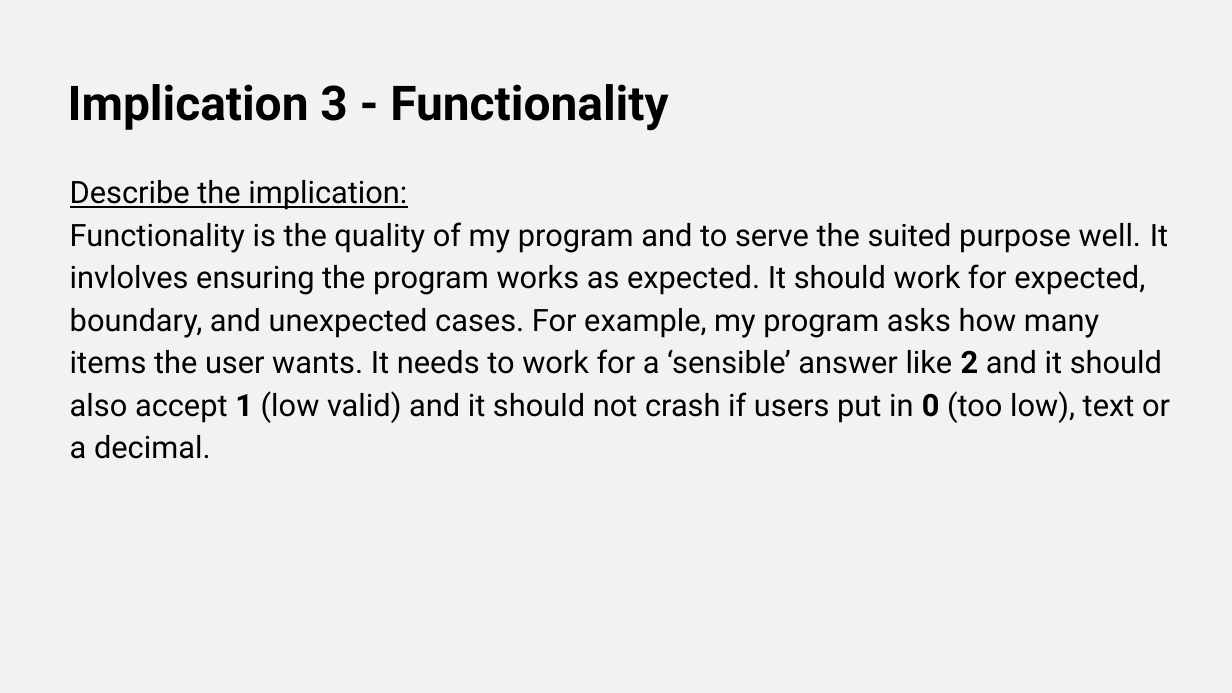
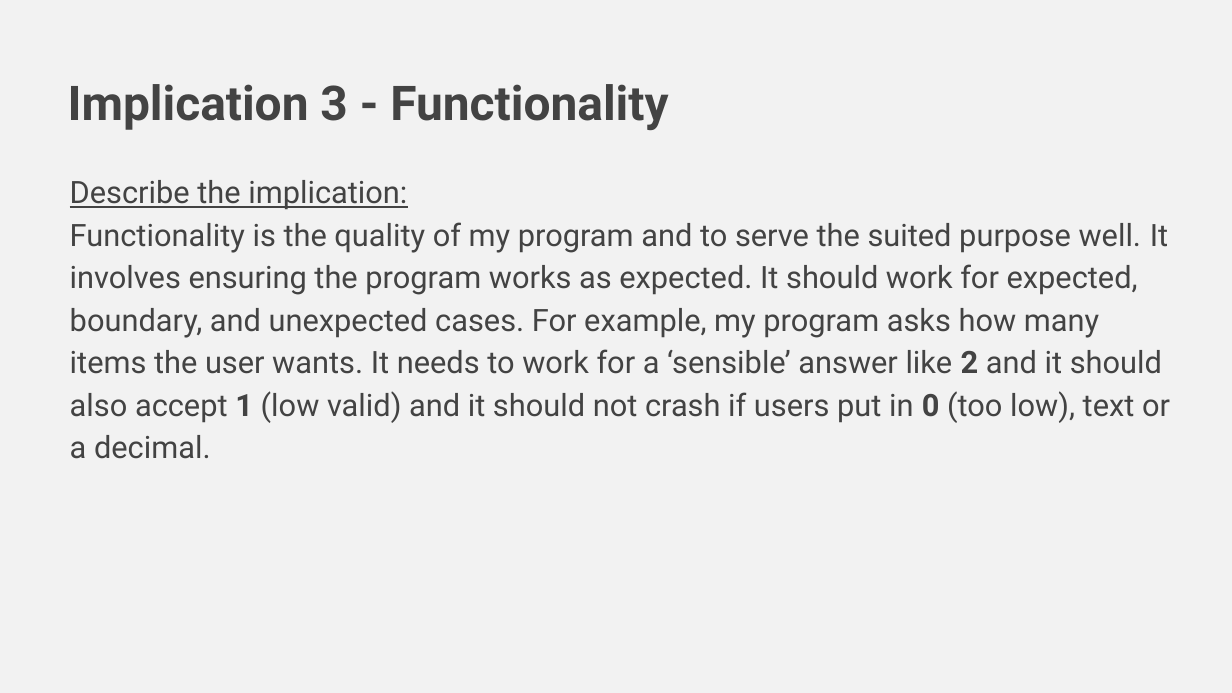
Before and after one commit to danettp/ds_nuts_bot, a slide deck: slide 9 of Danett Pepito - 000_91896 _ 91897 Documentation - 2150400 (Git).pptx. Drawn at 1232x693 pixels with LibreOffice and Linux fonts; fonts in the diff are those of the drawing; background and template pictures are left out. Boxes give left, top, right and bottom in pixels: in the first picture for what was removed or moved away, otherwise in the second. Text is boxed around its words. In the diff, an @@ line names an element or a change of style, - is before the commit and + after.

```diff
--- a/Danett Pepito - 000_91896 _ 91897 Documentation - 2150400 (Git).pptx
+++ b/Danett Pepito - 000_91896 _ 91897 Documentation - 2150400 (Git).pptx
@@ title "Implication 3 - Functionality" at <box>68,84,668,130</box>: text colour #000000 to #434343 @@
@@ text at <box>70,180,407,210</box>: text colour #000000 to #434343 in "Describe the implication:" @@
@@ text at <box>70,222,1170,459</box>: text changed; text colour #000000 to #434343 @@
-Functionality is the quality of my program and to serve the suited purpose well. It invlolves ensuring the program works as expected. It should work for expected, boundary, and unexpected cases. For example, my program asks how many items the user wants. It needs to work for a ‘sensible’ answer like 2 and it should also accept 1 (low valid) and it should not crash if users put in 0 (too low), text or a decimal.
+Functionality is the quality of my program and to serve the suited purpose well. It involves ensuring the program works as expected. It should work for expected, boundary, and unexpected cases. For example, my program asks how many items the user wants. It needs to work for a ‘sensible’ answer like 2 and it should also accept 1 (low valid) and it should not crash if users put in 0 (too low), text or a decimal.
```
Also in this commit, not shown: 71 other slides changed, 15 slides added, 3 slides removed, 3 other files.
